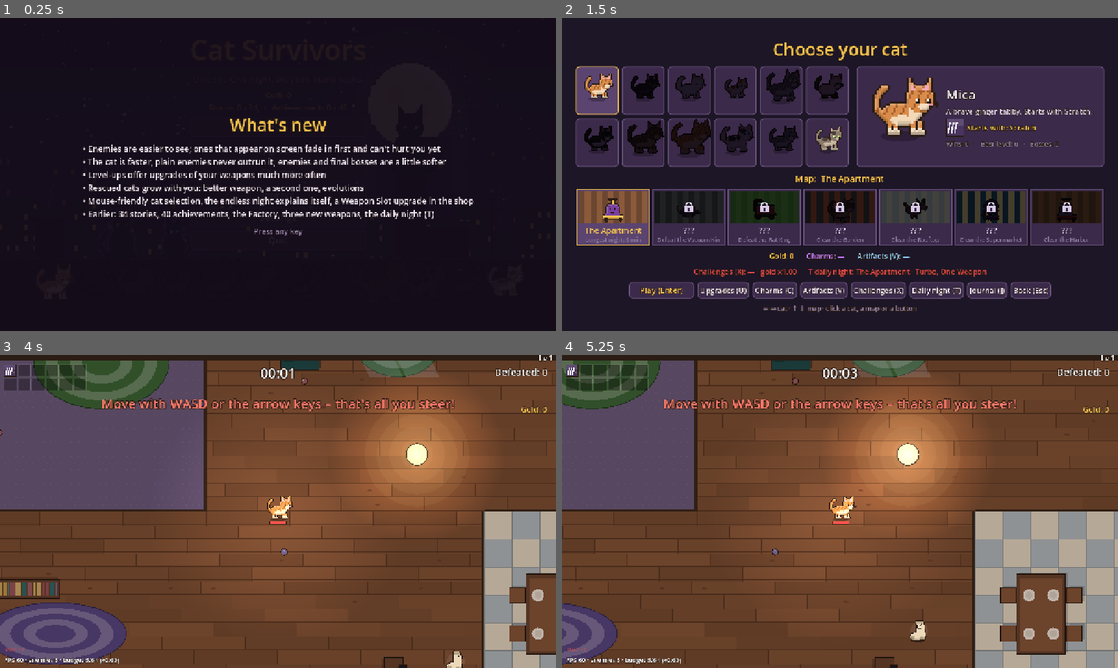
Above: before the commit, frames 1-4 (two rows, left to right).
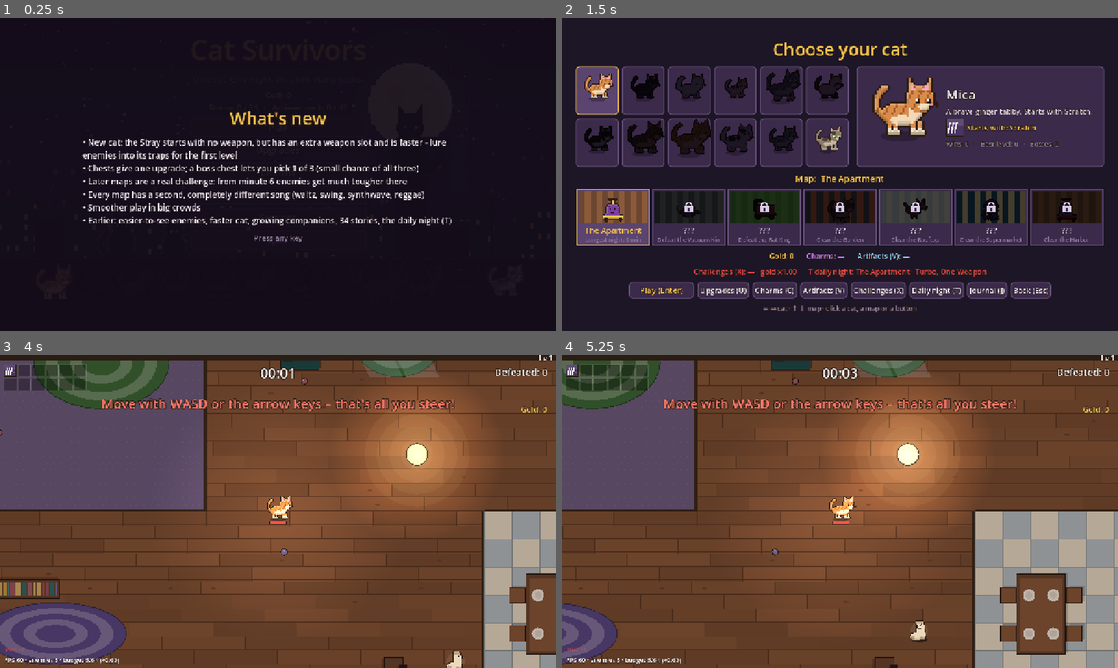
Above: after the commit, the same moments.

Repository: johnniccon01/cat-survivors
Game: Godot game, scene res://scenes/main_menu.tscn
The game is run twice, just before and just after one commit, with the same random seed, the same clock (stepped at 60 frames per second) and the same inputs.
Inputs (mouse positions are in pixels of both pictures, inside the frame that each line leads up to):
- Up to frame 1 (0.25 s): no input
- Up to frame 2 (1.5 s): click "Play" at 0.5 s; click "Play" at 1.25 s
- Up to frame 3 (4 s): click "Play (Enter)" at 2 s; tap Enter (ui_accept) at 2.75 s; move the mouse to (400, 495) at 2.77 s; hold D (move_right) 2.78-3.5 s; hold T (daily) 2.78-3.5 s; click (400, 495) at 2.92 s; tap U (shop) at 3.02, 3.32 s; tap E (endless) at 3.05 s; drag from (166, 527) to (250, 574) at 3.52 s
- Up to frame 4 (5.25 s): move the mouse to (895, 442) at 4.27 s; hold D (move_right) 4.28-5 s; hold U (shop) 4.28-5 s; click (895, 442) at 4.42 s; tap T (daily) at 4.55 s; drag from (812, 574) to (673, 464) at 5.02 s

The runs differ from the first frame. In frame 1, 8.1% of the frame differs, in the area x 14-86%, y 29-72%; in frame 2, nothing differs; in frame 3, less than 0.1%; in frame 4, less than 0.1%.

Commit message:
A second, very different song per map; smoother big crowds
- Every map gets an alternative day track (waltz, synthwave, reggae,
  swing, lounge jazz, shanty waltz, industrial synth) made by
  tools/gen_music_alt.py; each run picks one of the two (--music=alt/main).
- Shadows and halos of all enemies are drawn by one EnemyGround node.
- The weaponless test bot dodges instead of only circling its trap.
- News panel v6, PLAN.md.

Co-Authored-By: Claude Opus 5.5 <noreply@anthropic.com>

Diff:
--- a/data/stages.json
+++ b/data/stages.json
@@ -267,6 +267,7 @@
       1.0
     ],
     "music": "music_apartment",
+    "music_alt": "music_apartment_alt",
     "music_night": "music_apartment_night",
     "challenge": 1.0
   },
@@ -509,6 +510,7 @@
       1.0
     ],
     "music": "music_basement",
+    "music_alt": "music_basement_alt",
     "music_night": "music_basement_night",
     "story": "OLD_MAP",
     "challenge": 1.15
@@ -516,6 +518,7 @@
   "GARDEN": {
     "theme": "garden",
     "music": "music_garden",
+    "music_alt": "music_garden_alt",
     "requires": "BASEMENT",
     "cat_quests": [
       "CLOVER",
@@ -759,6 +762,7 @@
   "ROOFTOP": {
     "theme": "rooftop",
     "music": "music_rooftop",
+    "music_alt": "music_rooftop_alt",
     "requires": "GARDEN",
     "cat_quests": [
       "BARON",
@@ -1005,6 +1009,7 @@
   "SUPERMARKET": {
     "theme": "supermarket",
     "music": "music_supermarket",
+    "music_alt": "music_supermarket_alt",
     "music_night": "music_supermarket_night",
     "requires": "ROOFTOP",
     "cat_quests": [
@@ -1247,6 +1252,7 @@
   "HARBOR": {
     "theme": "harbor",
     "music": "music_harbor",
+    "music_alt": "music_harbor_alt",
     "music_night": "music_harbor_night",
     "requires": "SUPERMARKET",
     "cat_quests": [
@@ -1489,6 +1495,7 @@
   "FACTORY": {
     "theme": "factory",
     "music": "music_factory",
+    "music_alt": "music_factory_alt",
     "music_night": "music_factory_night",
     "requires": "HARBOR",
     "cat_quests": [
--- a/locale/translations.csv
+++ b/locale/translations.csv
@@ -1356,22 +1356,22 @@
 BRANCH_TARGETING_DESC,Finishes off weakened enemies.,Dorazí oslabených nepriateľov.,Dorazí oslabené nepřátele.
 MENU_PROGRESS,Stories %d / %d   ·   Achievements %d / %d,Príbehy %d / %d   ·   Úspechy %d / %d,Příběhy %d / %d   ·   Úspěchy %d / %d
 NEWS_TITLE,What's new,Čo je nové,Co je nového
-NEWS_TEXT,"• Enemies are easier to see; ones that appear on screen fade in first and can't hurt you yet
-• The cat is faster, plain enemies never outrun it, enemies and final bosses are a little softer
-• Level-ups offer upgrades of your weapons much more often
-• Rescued cats grow with you: better weapon, a second one, evolutions
-• Mouse-friendly cat selection, the endless night explains itself, a Weapon Slot upgrade in the shop
-• Earlier: 34 stories, 40 achievements, the Factory, three new weapons, the daily night (T)","• Nepriatelia sú lepšie vidieť; tí, čo sa objavia na obrazovke, sa najprv zhmotnia a ešte nezrania
-• Mačka je rýchlejšia, bežní nepriatelia ju nepredbehnú, nepriatelia aj finálni bossovia sú trochu slabší
-• Pri leveli sa oveľa častejšie ponúkajú vylepšenia tvojich zbraní
-• Zachránené mačky rastú s tebou: lepšia zbraň, druhá zbraň, evolúcie
-• Výber mačky na myš, nekonečná noc s vysvetlením, v obchode Slot na zbraň
-• Predtým: 34 príbehov, 40 úspechov, Továreň, tri nové zbrane, denná noc (T)","• Nepřátelé jsou lépe vidět; ti, co se objeví na obrazovce, se nejdřív zhmotní a ještě nezraní
-• Kočka je rychlejší, běžní nepřátelé ji nepředběhnou, nepřátelé i finální bossové jsou o něco slabší
-• Při levelu se mnohem častěji nabízejí vylepšení tvých zbraní
-• Zachráněné kočky rostou s tebou: lepší zbraň, druhá zbraň, evoluce
-• Výběr kočky myší, nekonečná noc s vysvětlením, v obchodě Slot na zbraň
-• Dříve: 34 příběhů, 40 úspěchů, Továrna, tři nové zbraně, denní noc (T)"
+NEWS_TEXT,"• New cat: the Stray starts with no weapon, but has an extra weapon slot and is faster - lure enemies into its traps for the first level
+• Chests give one upgrade; a boss chest lets you pick 1 of 3 (small chance of all three)
+• Later maps are a real challenge: from minute 6 enemies get much tougher there
+• Every map has a second, completely different song (waltz, swing, synthwave, reggae)
+• Smoother play in big crowds
+• Earlier: easier-to-see enemies, faster cat, growing companions, 34 stories, the daily night (T)","• Nová mačka Túlavec: začína bez zbrane, ale má slot navyše a je rýchlejšia – prvý level získaš, keď nalákaš nepriateľov do pascí
+• Truhlice dávajú jedno vylepšenie; truhlica po bossovi ponúkne výber 1 z 3 (malá šanca na všetky tri)
+• Neskoršie mapy sú poriadna výzva: od 6. minúty sú tam nepriatelia oveľa silnejší
+• Každá mapa má druhú, úplne inú pesničku (valčík, swing, synthwave, reggae)
+• Plynulejšia hra pri veľkých davoch
+• Predtým: lepšie viditeľní nepriatelia, rýchlejšia mačka, rastúci spoločníci, 34 príbehov, denná noc (T)","• Nová kočka Tulák: začíná bez zbraně, ale má slot navíc a je rychlejší – první level získáš, když nalákáš nepřátele do pastí
+• Truhly dávají jedno vylepšení; truhla po bossovi nabídne výběr 1 ze 3 (malá šance na všechny tři)
+• Pozdější mapy jsou pořádná výzva: od 6. minuty jsou tam nepřátelé mnohem silnější
+• Každá mapa má druhou, úplně jinou písničku (valčík, swing, synthwave, reggae)
+• Plynulejší hra při velkých davech
+• Dříve: lépe viditelní nepřátelé, rychlejší kočka, rostoucí společníci, 34 příběhů, denní noc (T)"
 NEWS_HINT,Press any key,Stlač ľubovoľný kláves,Stiskni libovolnou klávesu
 CHAIN_GROUP_ANY,Across the maps and anywhere,Cez všetky mapy a kdekoľvek,Přes všechny mapy a kdekoli
 SELECT_DAILY,T daily night: %s · %s,T denná noc: %s · %s,T denní noc: %s · %s
--- a/scripts/enemies/enemy.gd
+++ b/scripts/enemies/enemy.gd
@@ -488,12 +488,12 @@
 	if id == "GOLDEN_MOUSE":
 		for k in 3:
 			draw_circle(Vector2(0, -1), r + 2.0 + k * 3.0, Color(1.0, 0.85, 0.3, 0.12))
-	# A faint light halo keeps dark enemies visible on dark floors.
-	if not is_prop:
-		draw_circle(Vector2(0, -1), r + 3.0, Color(1, 1, 1, HALO * (2.2 if Settings.high_contrast else 1.0)))
+	# The halo and shadow are drawn for all enemies at once by EnemyGround
+	# (props draw their own shadow).
 	var sprite := Sprites.enemy(id) if _shape != "cat" else {}
 	if not sprite.is_empty():
-		draw_colored_polygon(Shapes.ellipse(Vector2(1, r + 2), r + 1.5, 3), Color(0, 0, 0, 0.45))
+		if is_prop:
+			draw_colored_polygon(Shapes.ellipse(Vector2(1, r + 2), r + 1.5, 3), Color(0, 0, 0, 0.45))
 		# Regular enemies flash white; bosses (hit constantly) just brighten.
 		var row := 1 if _flash > 0.0 and not is_boss else 0
 		var tint := Color(1.5, 1.5, 1.5) if _flash > 0.0 and is_boss else Color.WHITE
@@ -508,7 +508,8 @@
 	if _flash > 0.0:
 		# Bosses get hit constantly; a lighter tint keeps them recognisable.
 		body = _color.lightened(0.4) if is_boss else Color.WHITE
-	draw_colored_polygon(Shapes.ellipse(Vector2(1, r + 2), r + 1.5, 3), Color(0, 0, 0, 0.45))
+	if is_prop:
+		draw_colored_polygon(Shapes.ellipse(Vector2(1, r + 2), r + 1.5, 3), Color(0, 0, 0, 0.45))
 	match _shape:
 		"dust":
 			_draw_dust(body)
--- /dev/null
+++ b/scripts/enemies/enemy_ground.gd
@@ -0,0 +1,29 @@
+class_name EnemyGround
+extends Node2D
+## Shadows and the light halo of every enemy, drawn by one node under them
+## all. Drawn per enemy they split rendering into thousands of draw calls,
+## which slows laptops down in big crowds.
+
+var manager: EnemyManager
+
+
+func _init() -> void:
+	process_mode = Node.PROCESS_MODE_PAUSABLE
+
+
+func _process(_delta: float) -> void:
+	queue_redraw()
+
+
+func _draw() -> void:
+	if manager == null:
+		return
+	var halo := Color(1, 1, 1, Enemy.HALO * (2.2 if Settings.high_contrast else 1.0))
+	var shadow := Color(0, 0, 0, 0.45)
+	for e in manager.enemies:
+		if e.dead or e.is_prop:
+			continue
+		var s := absf(e.scale.y)
+		var alpha := e.self_modulate.a
+		draw_circle(e.position + Vector2(0, -s), e.radius + 3.0 * s, Color(halo, halo.a * alpha))
+		draw_colored_polygon(Shapes.ellipse(e.position + Vector2(s, e.radius + 2.0 * s), e.radius + 1.5 * s, 3.0 * s, 10), Color(shadow, shadow.a * alpha))
--- a/scripts/enemies/enemy_manager.gd
+++ b/scripts/enemies/enemy_manager.gd
@@ -48,6 +48,14 @@
 
 func _enter_tree() -> void:
 	add_to_group("enemy_manager")
+
+
+func _ready() -> void:
+	var ground := EnemyGround.new()
+	ground.manager = self
+	add_child(ground)
+	# First child, so it is drawn under every enemy.
+	move_child(ground, 0)
 
 
 func spawn(id: String, pos: Vector2, hp_mult: float = 1.0) -> Enemy:
--- a/scripts/main.gd
+++ b/scripts/main.gd
@@ -152,6 +152,8 @@
 var _has_page := false
 ## The map track playing now (day or night).
 var _music_track := ""
+## The day track picked for this run (see _map_music).
+var _day_music := ""
 var _golden_t: float = GOLDEN_EVERY[0]
 ## Game speed (Turbo challenge, 4x for the bot), restored after hit-stops.
 var _base_time_scale := 1.0
@@ -803,7 +805,14 @@
 ## The map's track: its night version from half way through the night.
 func _map_music() -> String:
 	var stage := spawner.stage()
-	var day: String = stage.get("music", "music_apartment")
+	if _day_music == "":
+		# Each map has two day tracks in different styles; one per run
+		# (--music=alt / --music=main picks it).
+		var pick := _arg("--music=", "alt" if randf() < 0.5 else "main")
+		_day_music = stage.get("music_alt", "") if pick == "alt" else ""
+		if _day_music == "":
+			_day_music = stage.get("music", "music_apartment")
+	var day := _day_music
 	if spawner.elapsed >= spawner.duration_minutes() * 60.0 * NIGHT_MUSIC_AT:
 		return stage.get("music_night", day)
 	return day
--- a/scripts/player/player.gd
+++ b/scripts/player/player.gd
@@ -418,8 +418,9 @@
 	_bot_t += delta
 	var wander := Vector2(cos(_bot_t * 0.3), sin(_bot_t * 0.5))
 	var manager: EnemyManager = get_tree().get_first_node_in_group("enemy_manager")
-	# No weapon yet (the Stray): circle the nearest trap so enemies run into it.
-	if weapon_count() == 0:
+	# No weapon yet (the Stray): circle the nearest trap so enemies run into
+	# it, dodging (below) whenever one gets close.
+	if weapon_count() == 0 and manager.query_radius(position, 45.0).is_empty():
 		var best: Node2D = null
 		for node in get_parent().get_children():
 			if node is Trap and (best == null or position.distance_to(node.position) < position.distance_to(best.position)):
--- a/scripts/ui/news_panel.gd
+++ b/scripts/ui/news_panel.gd
@@ -5,7 +5,7 @@
 
 signal closed
 
-const VERSION := 5
+const VERSION := 6
 
 var _ready_for_input := false
 
Not shown, added: assets/audio/music_apartment_alt.wav.import
Not shown, added: assets/audio/music_basement_alt.wav.import
Not shown, added: assets/audio/music_factory_alt.wav.import
Not shown, added: assets/audio/music_garden_alt.wav.import
Not shown, added: assets/audio/music_harbor_alt.wav.import
Not shown, added: assets/audio/music_rooftop_alt.wav.import
Not shown, added: assets/audio/music_supermarket_alt.wav.import
Not shown, added: scripts/enemies/enemy_ground.gd.uid
Not shown, changed: PLAN.md
Not shown, added: assets/audio/music_apartment_alt.wav
Not shown, added: assets/audio/music_basement_alt.wav
Not shown, added: assets/audio/music_factory_alt.wav
(and 6 more such lines)
